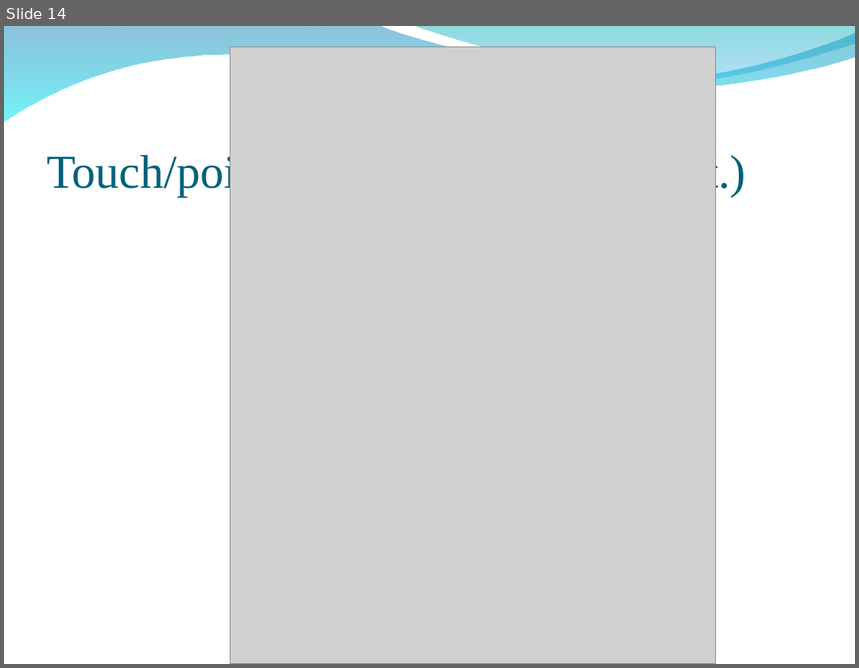
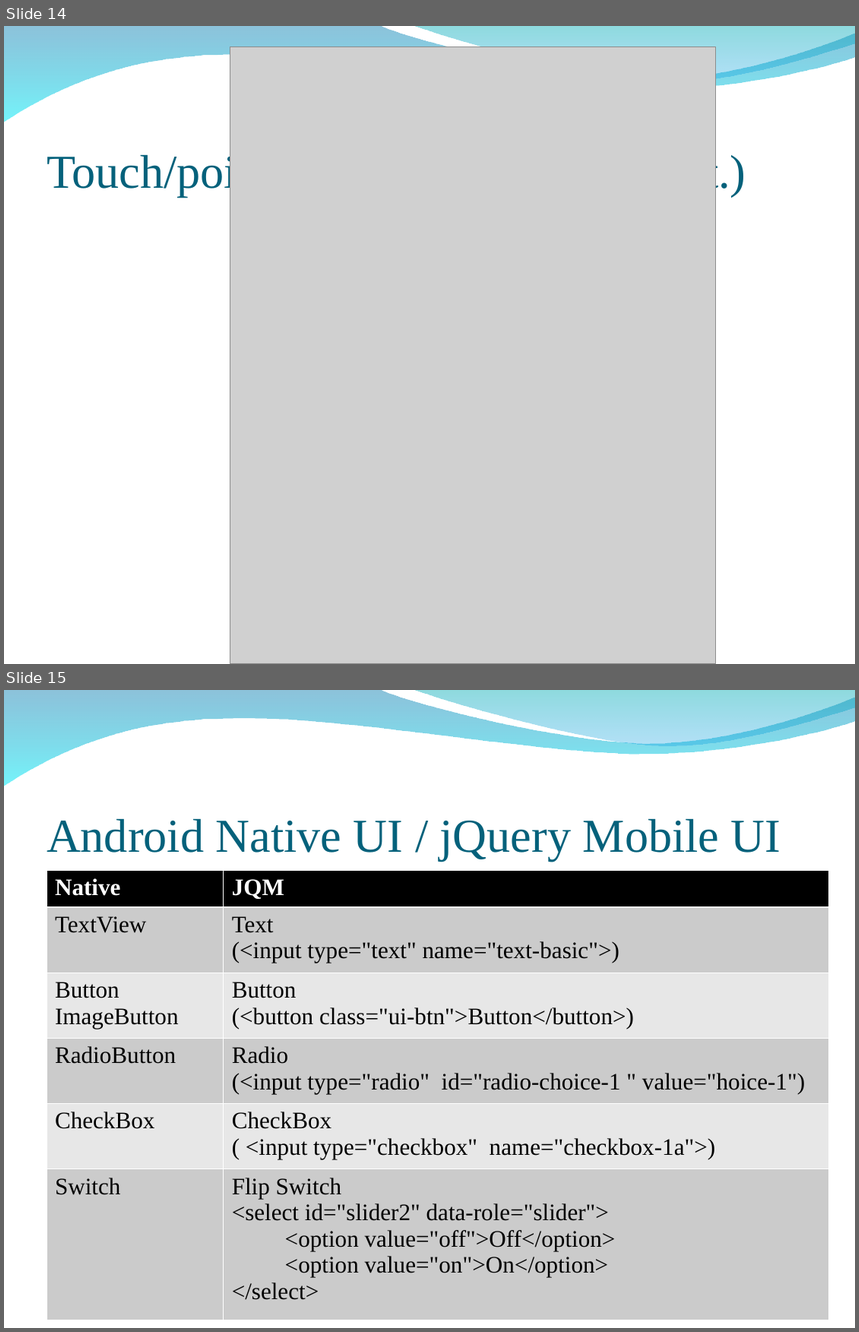
Before and after one commit to peter279k/regular_meeting, a slide deck: benchmarkJS.ppt. Shown one above the other, each under a label of ours: slide 14 before the commit, slides 14 and 15 after it. The pictures are 859x668 and 859x1332 pixels, drawn with LibreOffice and Linux fonts; fonts in the diff are those of the drawing; grey boxes stand for pictures; background and template pictures are left out. Boxes give left, top, right and bottom in pixels: in the first picture for what was removed or moved away, otherwise in the second. Text is boxed around its words. In the diff, an @@ line names an element or a change of style, - is before the commit and + after.

Commit message:
Add enabled browser via socket and JQM UI and Android UI

```diff
--- a/benchmarkJS.ppt
+++ b/benchmarkJS.ppt
@@ slide 15 added at [4,690,855,1328], background picture (left out); not listed: 2 template elements that a slide beside it also shows @@
@@ title added at [47,818,781,861], 40 pt, text #04617B @@
+Android Native UI / jQuery Mobile UI
@@ table added at [47,870,829,1319], 6 rows, 2 columns @@
+Native | JQM
+TextView | Text / (<input type="text" name="text-basic">)
+Button / ImageButton | Button / (<button class="ui-btn">Button</button>)
+RadioButton | Radio / (<input type="radio" id="radio-choice-1 " value="hoice-1")
+CheckBox | CheckBox / ( <input type="checkbox" name="checkbox-1a">)
+Switch | Flip Switch / <select id="slider2" data-role="slider"> / <option value="off">Off</option> / <option value="on">On</option> / </select>
```
Also in this commit, not shown: 1 other slide added, 1 slide removed, 1 other file.
